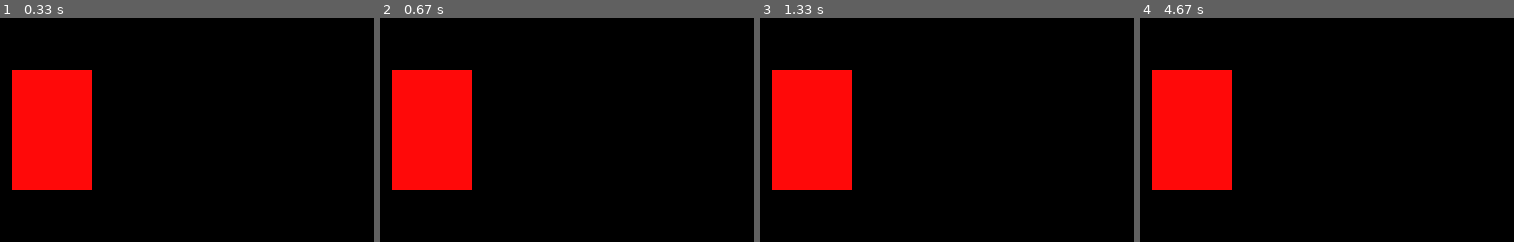
Above: before the commit, frames 1-4 (left to right).
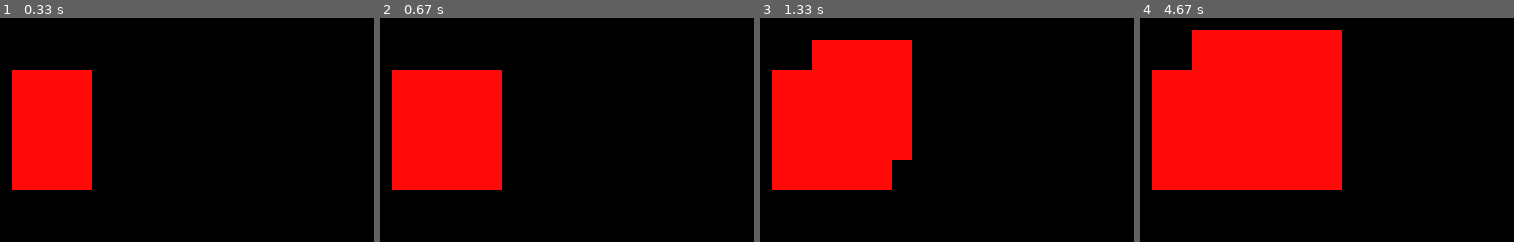
Above: after the commit, the same moments.

Repository: decjimmy/Pygame-Experiments
Game: pygame game, started from basics/basicpygame.py
Two runs of this game, one before a commit and one after it. Both use one fixed random seed, a clock stepped at 60 frames per second and the inputs below.
Inputs:
- Up to frame 1 (0.33 s): no input
- Up to frame 2 (0.67 s): hold Right from 0.33 s (still down)
- Up to frame 3 (1.33 s): release Right at 0.8 s; hold Up 0.83-1.13 s; hold Right from 1.17 s (still down)
- Up to frame 4 (4.67 s): release Right at 1.63 s; hold Left 1.67-2.2 s; hold Down 2.23-2.53 s; hold Up 3-3.37 s; hold Right 3.4-4.03 s; hold Down 4.07-4.43 s

Frame 1 is identical in both runs. In frame 2, 4.3% of the frame differs, in the area x 24-33%, y 23-77%; in frame 3, 11%; in frame 4, 23%, in the area x 13-55%, y 5-77%.

Commit message:
made rectangle move but need to move get rid of old stuffs

Diff:
--- a/basics/basicpygame.py
+++ b/basics/basicpygame.py
@@ -24,15 +24,15 @@
             run = False
 
     keys = pygame.key.get_pressed()
-
+# TODO get rid of previous rectangles
     if keys[pygame.K_LEFT]:
-        pass
+        x -= vel
     if keys[pygame.K_RIGHT]:
-        pass
+        x += vel
     if keys[pygame.K_UP]:
-        pass
+        y -= vel
     if keys[pygame.K_DOWN]:
-        pass
+        y += vel
 
     pygame.draw.rect(win, (255,9,9), (x,y, width, height))
     pygame.display.update()
